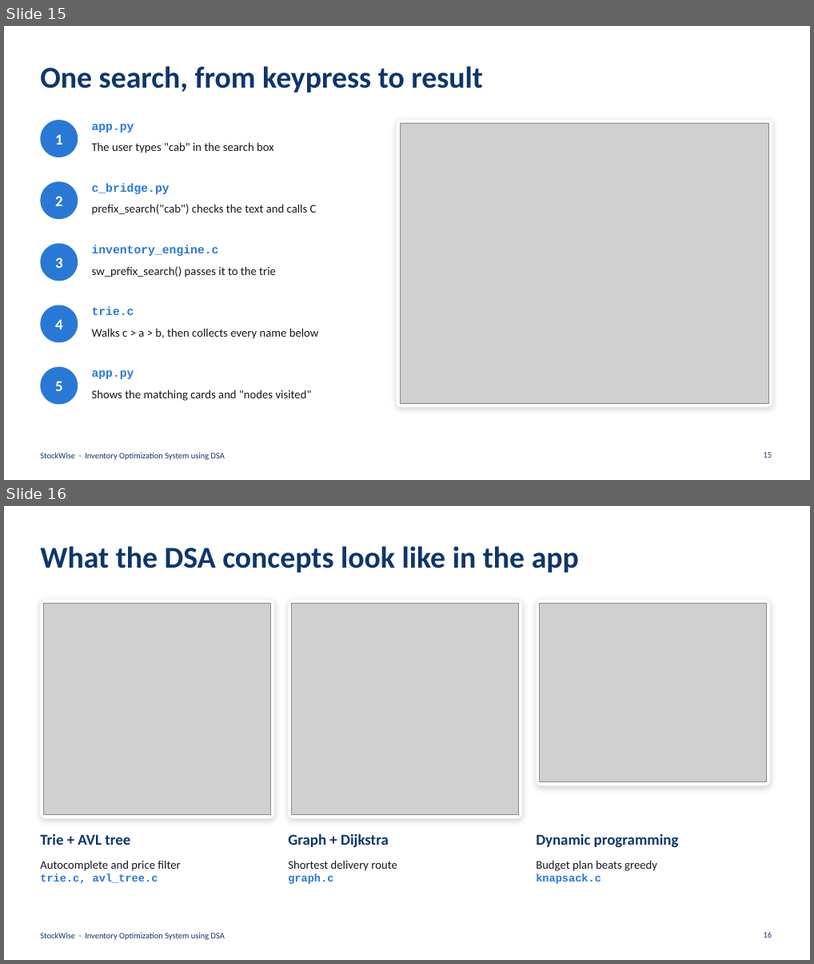
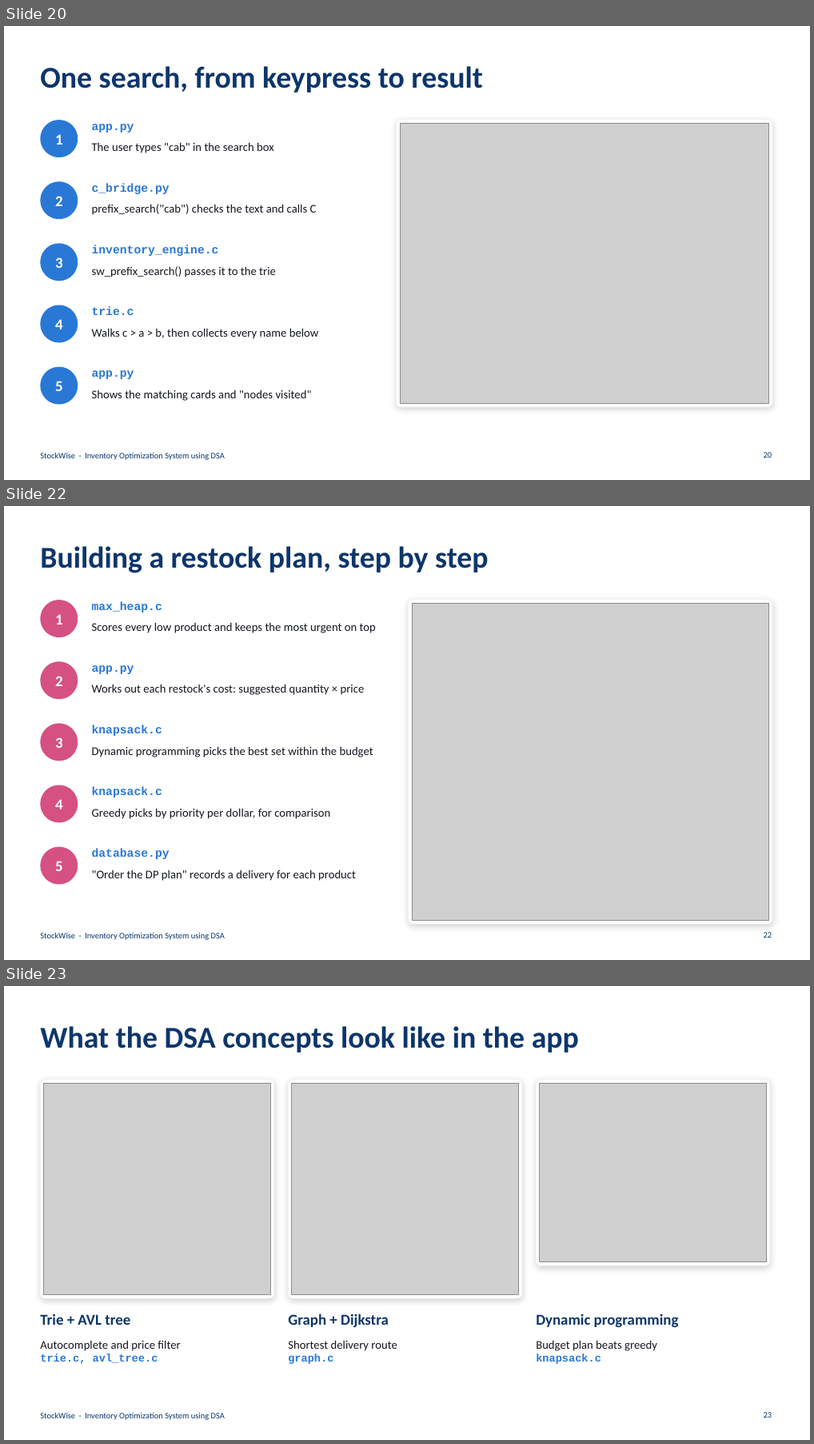
Before and after one commit to AatifAhmedShaikh/StockWise-Dsa, a slide deck: docs/StockWise_Project_Overview.pptx. Shown one above the other, each under a label of ours: slides 15 and 16 before the commit, slides 20, 22 and 23 after it; the slides between them are not shown. The pictures are 814x964 and 814x1444 pixels, drawn with LibreOffice and Linux fonts; fonts in the diff are those of the drawing; grey boxes stand for pictures. Boxes give left, top, right and bottom in pixels: in the first picture for what was removed or moved away, otherwise in the second. Text is boxed around its words. In the diff, an @@ line names an element or a change of style, - is before the commit and + after.

```diff
--- a/docs/StockWise_Project_Overview.pptx
+++ b/docs/StockWise_Project_Overview.pptx
@@ slide 22 added at [4,506,810,960], background #FFFFFF; not listed: 1 template element that a slide beside it also shows @@
@@ title added at [40,546,489,573], 36 pt, text #0D366B, bold @@
+Building a restock plan, step by step
@@ ellipse added at [40,600,78,637], fill #D55181 @@
@@ text added at [92,601,162,612], 14 pt, text #2A78D6, bold @@
+max_heap.c
@@ rounded rectangle added at [409,599,773,924], fill #FFFFFF, outline #F2F4F7 1 pt @@
@@ text added at [55,614,63,624], 18 pt, text #FFFFFF, bold @@
+1
@@ text added at [92,622,376,633], 14 pt, text #14171F @@
+Scores every low product and keeps the most urgent on top
@@ picture added at [412,603,770,920] @@
@@ ellipse added at [40,661,78,699], fill #D55181 @@
@@ text added at [92,665,134,674], 14 pt, text #2A78D6, bold @@
+app.py
@@ text added at [55,676,63,686], 18 pt, text #FFFFFF, bold @@
+2
@@ text added at [92,684,365,695], 14 pt, text #14171F @@
+Works out each restock's cost: suggested quantity × price
@@ ellipse added at [40,723,78,760], fill #D55181 @@
@@ text added at [55,737,63,748], 18 pt, text #FFFFFF, bold @@
+3
@@ text added at [92,724,162,736], 14 pt, text #2A78D6, bold @@
+knapsack.c
@@ text added at [92,746,374,757], 14 pt, text #14171F @@
+Dynamic programming picks the best set within the budget
@@ ellipse added at [40,785,78,822], fill #D55181 @@
@@ text added at [92,786,162,797], 14 pt, text #2A78D6, bold @@
+knapsack.c
@@ text added at [55,799,63,809], 18 pt, text #FFFFFF, bold @@
+4
@@ text added at [92,808,330,819], 14 pt, text #14171F @@
+Greedy picks by priority per dollar, for comparison
@@ ellipse added at [40,847,78,884], fill #D55181 @@
@@ text added at [55,860,63,871], 18 pt, text #FFFFFF, bold @@
+5
@@ text added at [92,848,170,859], 14 pt, text #2A78D6, bold @@
+database.py
@@ text added at [92,869,356,880], 14 pt, text #14171F @@
+"Order the DP plan" records a delivery for each product
@@ page number added at [764,932,773,937], 10 pt, text #0D366B @@
+22
@@ what was slide 15 is now slide 20 @@
@@ page number at [764,452,773,457]: text changed @@
-15
+20
@@ what was slide 16 is now slide 23 @@
@@ page number at [764,1412,773,1417]: text changed @@
-16
+23
```
Also in this commit, not shown: 2 slides changed, 8 other slides added, 2 slides removed, 1 other file.
